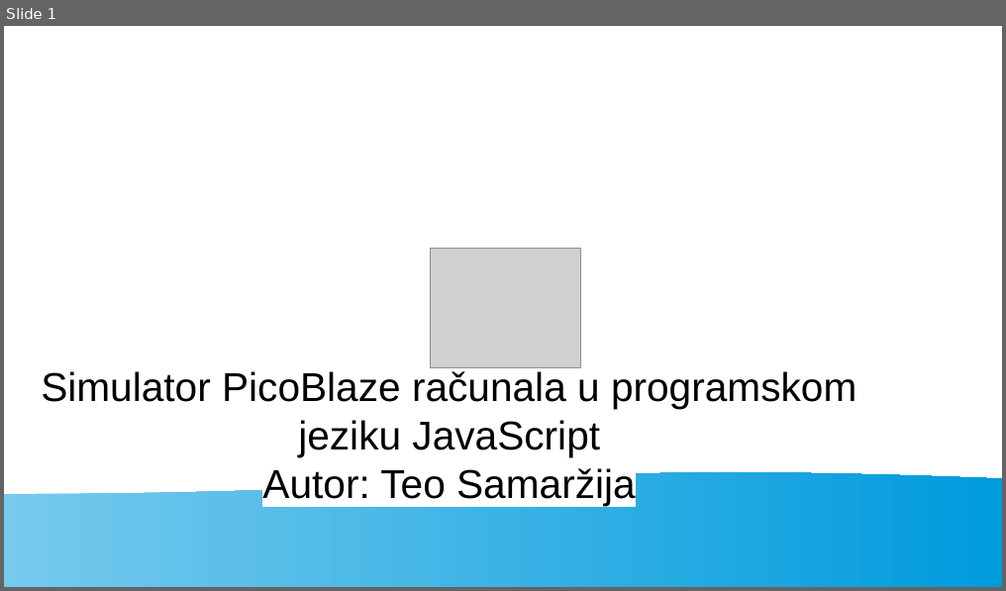
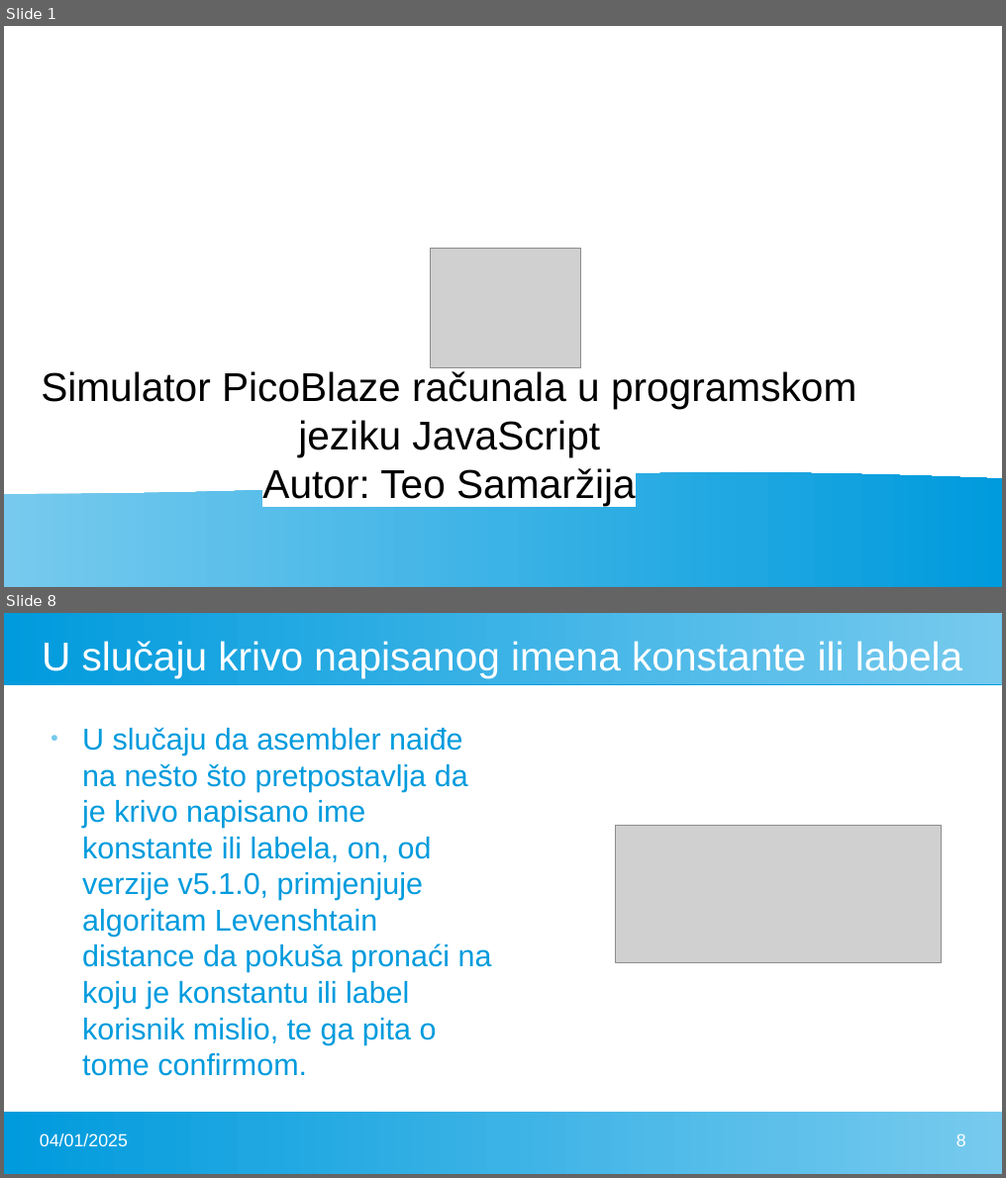
Before and after one commit to FlatAssembler/PicoBlaze_Simulator_in_JS, a slide deck: seminar/PicoBlaze.pptx. Shown one above the other, each under a label of ours: slide 1 before the commit, slides 1 and 8 after it; the slides between them are not shown. The pictures are 1006x591 and 1006x1178 pixels, drawn with LibreOffice and Linux fonts; fonts in the diff are those of the drawing; grey boxes stand for pictures. Boxes give left, top, right and bottom in pixels: in the first picture for what was removed or moved away, otherwise in the second. Text is boxed around its words. In the diff, an @@ line names an element or a change of style, - is before the commit and + after.

```diff
--- a/seminar/PicoBlaze.pptx
+++ b/seminar/PicoBlaze.pptx
@@ slide 8 added at (4, 613, 1002, 1174), background #FFFFFF @@
@@ rectangle added at (4, 613, 1002, 684), fill gradient #77CAEE to #75C9EE to #73C9ED to #71C8ED to #6FC7ED to #6EC6ED @@
@@ title added at (42, 641, 962, 677), 32 pt, text #FFFFFF @@
+U slučaju krivo napisanog imena konstante ili labela
@@ text added at (82, 727, 492, 1076), 24 pt, text #009BDD @@
+● U slučaju da asembler naiđe na nešto što pretpostavlja da je krivo napisano ime konstante ili labela, on, od verzije v5.1.0, primjenjuje algoritam Levenshtain distance da pokuša pronaći na koju je konstantu ili label korisnik mislio, te ga pita o tome confirmom.
@@ picture added at (615, 826, 942, 963) @@
@@ rectangle added at (4, 1112, 1002, 1174), fill gradient #77CAEE to #75C9EE to #73C9ED to #71C8ED to #6FC7ED to #6EC6ED @@
@@ text added at (40, 1134, 128, 1147), 14 pt, text #FFFFFF @@
+04/01/2025
@@ page number added at (956, 1134, 966, 1147), 14 pt, text #FFFFFF @@
+8
```
Also in this commit, not shown: 23 slides changed, 1 other file.
